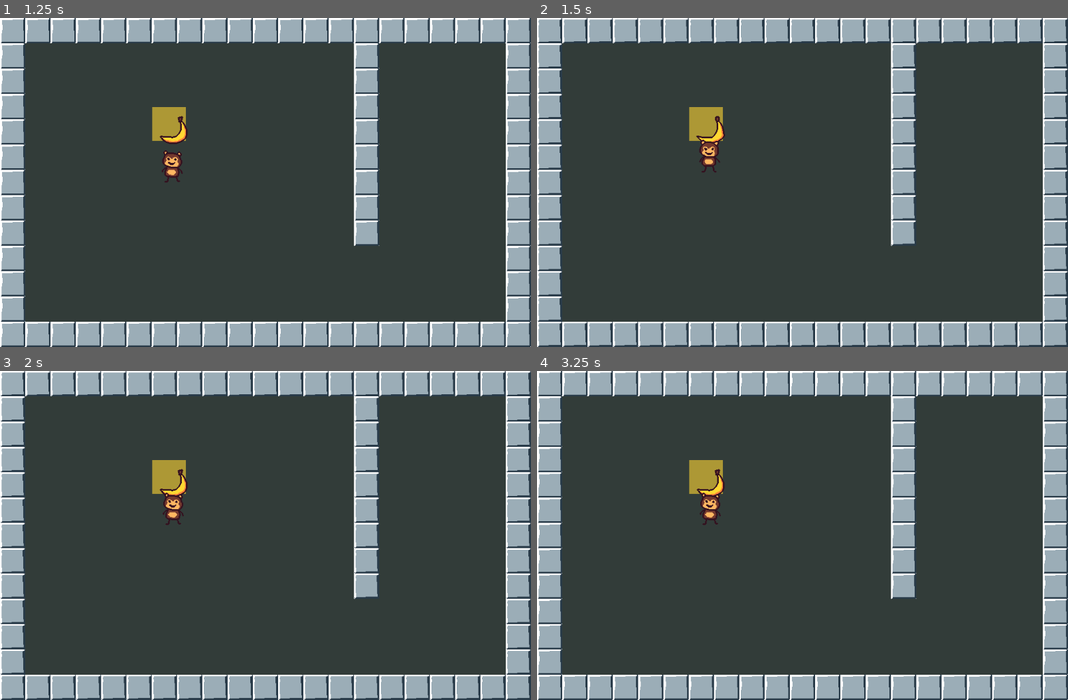
Above: before the commit, frames 1-4 (two rows, left to right).
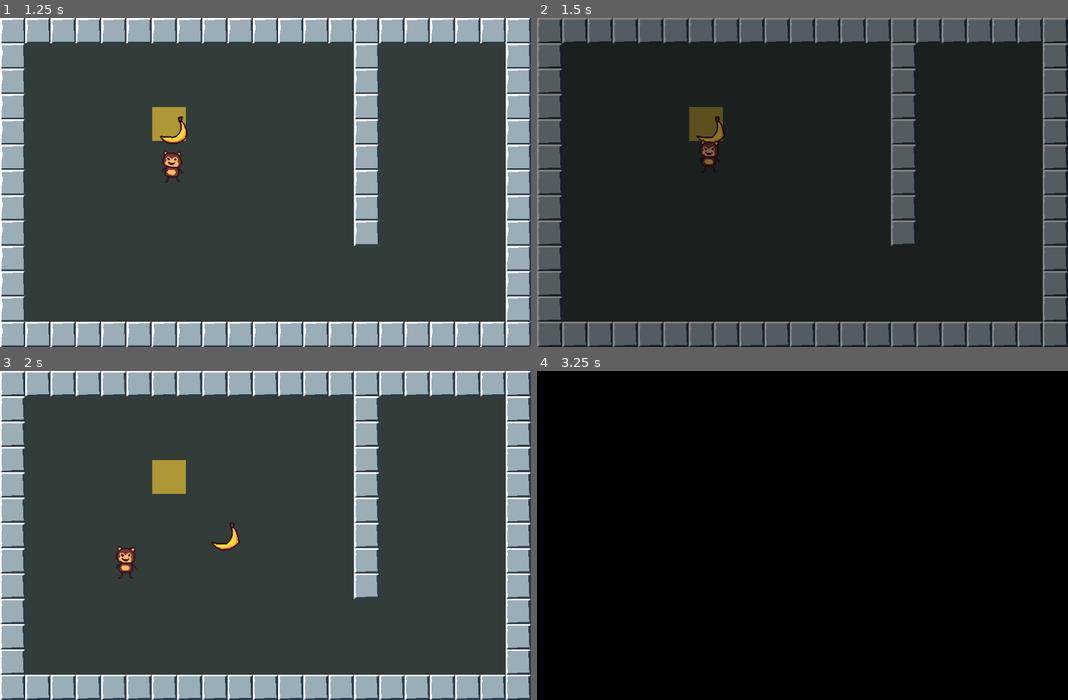
Above: after the commit, the same moments.

Repository: Octoan1/mdev26-jam
Game: Godot game, scene res://levels/level_02.tscn
Two runs of this game, one before a commit and one after it. Both use one fixed random seed, a clock stepped at 60 frames per second and the inputs below. This scene is started directly instead of the project's main scene.
Inputs (mouse positions are in pixels of both pictures, inside the frame that each line leads up to):
- Up to frame 1 (1.25 s): drag from (228, 182) to (169, 123) at 0.52 s
- Up to frame 2 (1.5 s): drag from (696, 198) to (775, 248) at 1.27 s
- Up to frame 3 (2 s): no input
- Up to frame 4 (3.25 s): move the mouse to (855, 463) at 2.02 s; click (855, 463) at 2.17 s; drag from (775, 601) to (712, 482) at 2.77 s

Frame 1 is identical in both runs. In frame 2, 100% of the frame differs, in the area x 0-100%, y 0-100%; in frame 3, 0.8%; in frame 4, 100%.

Commit message:
if level run solo, restart logic still works

Diff:
--- a/entities/monkey/monkey.gd
+++ b/entities/monkey/monkey.gd
@@ -49,3 +49,6 @@
 	# death animations or sounds can go here
 	set_physics_process(false)
 	died.emit()
+	# a level run by itself (F6) has no game.gd listening, so reload it from here
+	if owner and owner == get_tree().current_scene:
+		SceneManager.change_scene(owner.scene_file_path)
Not shown, changed: README.md
